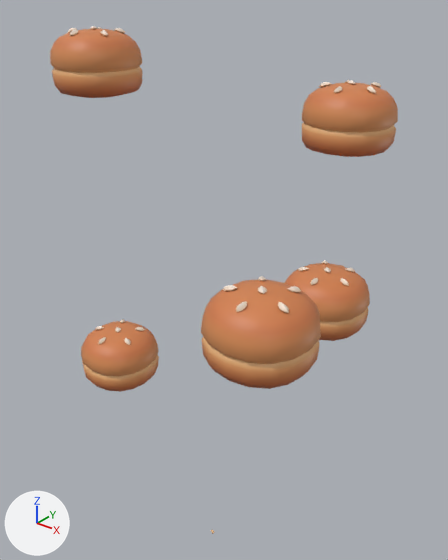
A saved change to the Blender file art_models/tree1bun3.blend.
Camera for both pictures: a camera (50 mm lens) standing at (2.91, -3.45, 5.02) and looking at (-0.03, 0.23, 2.73). Every picture has the same lights, and +X, +Y and +Z are marked at lower left. The older version comes first.

Before the edit, the objects in view are built like this:
```python
ob_food_ingredient_bun_cube_002 = bpy.data.objects.new('food_ingredient_bun_Cube.002', me_food_ingredient_bun_cube_002)
ob_food_ingredient_bun_cube_002.location = (0.0, 0.0, 0.0)
ob_food_ingredient_bun_cube_003 = bpy.data.objects.new('food_ingredient_bun_Cube.003', me_food_ingredient_bun_cube_003)
ob_food_ingredient_bun_cube_003.location = (0.0, 0.0, 0.0)
ob_food_ingredient_bun_cube_004 = bpy.data.objects.new('food_ingredient_bun_Cube.004', me_food_ingredient_bun_cube_004)
ob_food_ingredient_bun_cube_004.location = (0.0, 0.0, 0.0)
ob_food_ingredient_bun_cube_005 = bpy.data.objects.new('food_ingredient_bun_Cube.005', me_food_ingredient_bun_cube_005)
ob_food_ingredient_bun_cube_005.location = (0.0, 0.0, 0.0)
ob_food_ingredient_bun_cube_006 = bpy.data.objects.new('food_ingredient_bun_Cube.006', me_food_ingredient_bun_cube_006)
ob_food_ingredient_bun_cube_006.location = (0.0, 0.0, 0.0)
```
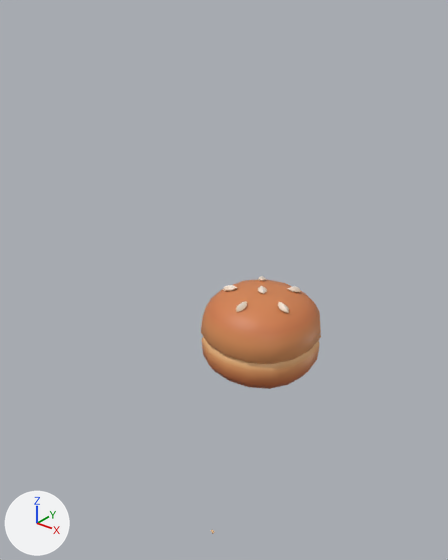
What differs and where, as boxes [x1, y1, x2, y2] in the pictures (448 x 560 px):
```json
{"object": "food_ingredient_bun_Cube.005", "change": "deleted", "before": [302, 79, 398, 157], "on screen": "orange"}
{"object": "food_ingredient_bun_Cube.006", "change": "deleted", "before": [50, 26, 142, 98], "on screen": "orange"}
{"object": "food_ingredient_bun_Cube.002", "change": "deleted", "before": [81, 319, 159, 392], "on screen": "orange"}
{"object": "food_ingredient_bun_Cube.004", "change": "deleted", "before": [285, 260, 370, 341], "on screen": "orange"}
```

The change, as JSON lines over the scene's bpy script:
```json
{"op": "remove", "block": "ob_food_ingredient_bun_cube_002", "code": ["ob_food_ingredient_bun_cube_002 = bpy.data.objects.new('food_ingredient_bun_Cube.002', me_food_ingredient_bun_cube_002)", "ob_food_ingredient_bun_cube_002.location = (0.0, 0.0, 0.0)"]}
{"op": "remove", "block": "ob_food_ingredient_bun_cube_004", "code": ["ob_food_ingredient_bun_cube_004 = bpy.data.objects.new('food_ingredient_bun_Cube.004', me_food_ingredient_bun_cube_004)", "ob_food_ingredient_bun_cube_004.location = (0.0, 0.0, 0.0)"]}
{"op": "remove", "block": "ob_food_ingredient_bun_cube_005", "code": ["ob_food_ingredient_bun_cube_005 = bpy.data.objects.new('food_ingredient_bun_Cube.005', me_food_ingredient_bun_cube_005)", "ob_food_ingredient_bun_cube_005.location = (0.0, 0.0, 0.0)"]}
{"op": "remove", "block": "ob_food_ingredient_bun_cube_006", "code": ["ob_food_ingredient_bun_cube_006 = bpy.data.objects.new('food_ingredient_bun_Cube.006', me_food_ingredient_bun_cube_006)", "ob_food_ingredient_bun_cube_006.location = (0.0, 0.0, 0.0)"]}
```
